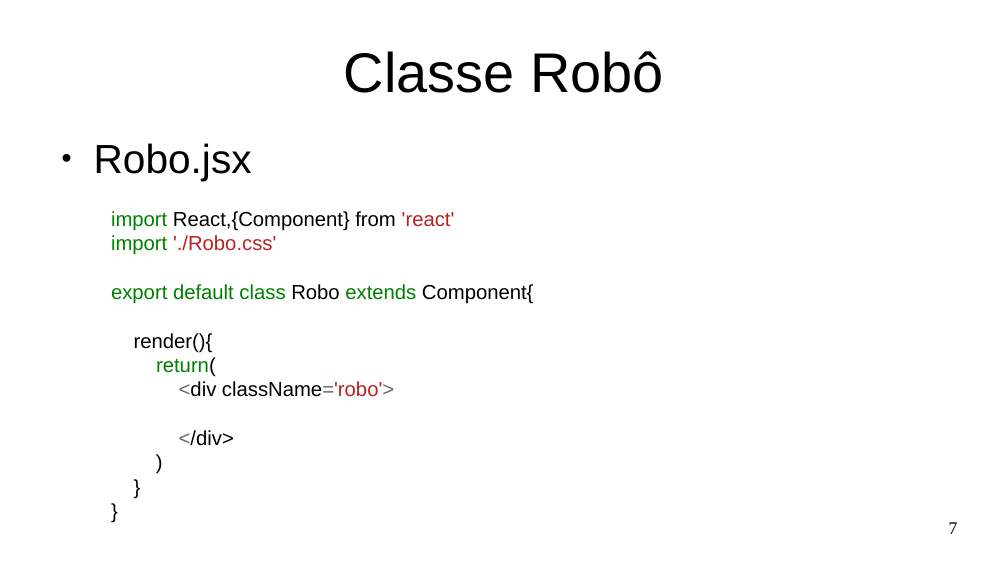
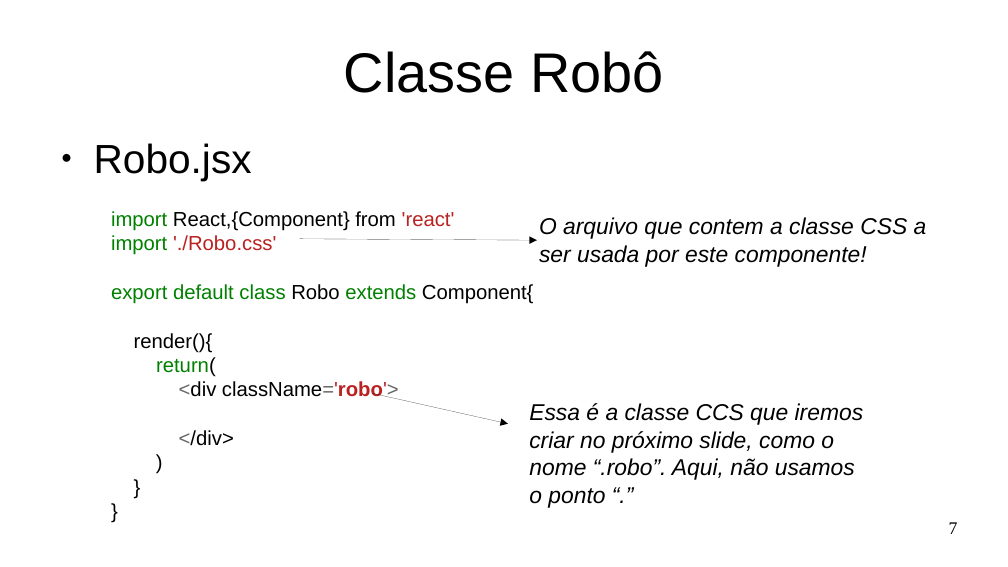
Before and after one commit to Marques-Dev/WEB_2020-1, a slide deck: slide 7 of SLIDES/aula02.odp. Drawn at 1008x567 pixels with LibreOffice and Linux fonts; fonts in the diff are those of the drawing. Boxes give left, top, right and bottom in pixels: in the first picture for what was removed or moved away, otherwise in the second. Text is boxed around its words. In the diff, an @@ line names an element or a change of style, - is before the commit and + after.

Commit message:
robo calculadora

```diff
--- a/SLIDES/aula02.odp
+++ b/SLIDES/aula02.odp
@@ arrow added from (300, 239) to (537, 241), #000000 0 pt @@
@@ text added at box(539, 217, 927, 267), 18 pt, text #000000, italic @@
+O arquivo que contem a classe CSS a
+ser usada por este componente!
@@ text at box(179, 381, 399, 400): bold on in "className='robo'>" @@
@@ arrow added from (373, 393) to (509, 424), #000000 0 pt @@
@@ text added at box(529, 403, 864, 508), 18 pt, text #000000, italic @@
+Essa é a classe CCS que iremos
+criar no próximo slide, como o
+nome “.robo”. Aqui, não usamos
+o ponto “.”
```
Also in this commit, not shown: 14 other slides changed, 1 slide added, 1 slide removed, 3 other files.
